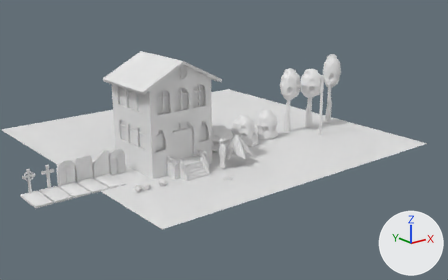
The Blender file models/Models.blend as it was, and as the next commit left it.
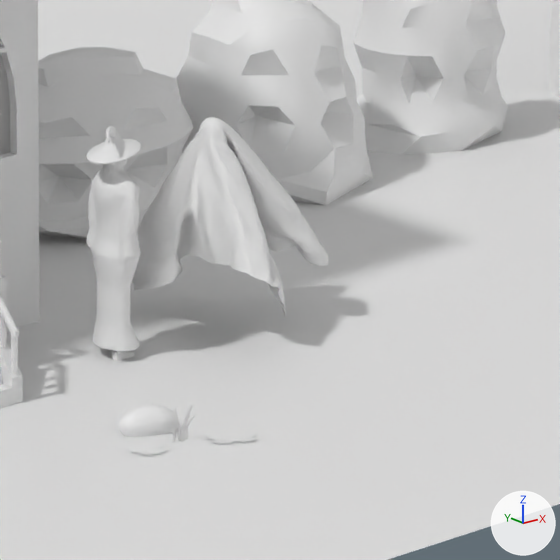
Each version appears first from a camera (50 mm lens) standing at (-8.51, -28.76, 11.96) and looking at (12.66, -2.3, 1.37), and next in a close-up on the part from 46% to 64% of the width and 42% to 71% of the height. The axes (+X, +Y, +Z) are drawn at lower right. The lights are the same throughout.

Objects in the first close-up: 'BushGreen', 'BushRed', 'BushYellow', 'Ghost', 'Ground', 'GroundHouse', 'House', 'HouseLight', 'Stone', 'TreeYellow', 'Witch', 'WitchHat'.
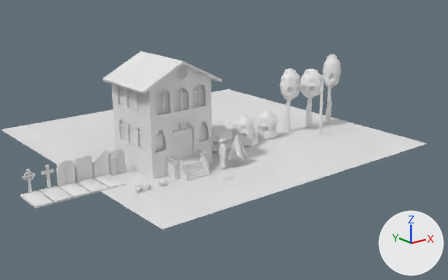
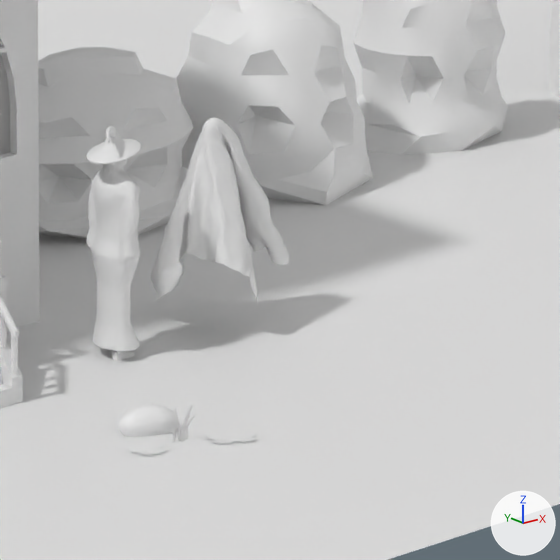
Boxes [x1, y1, x2, y2] around the edits, measured in the close-ups (560 x 560 px):
'Ghost', reshaped (29% narrower, 7% shorter)
    before: [132, 117, 329, 318]
    after: [150, 118, 289, 305]

The change, as a diff of the scene's bpy script:
```diff
--- a/models/Models.blend.py
+++ b/models/Models.blend.py
@@ me_plane @@
 # used by ob_ghost; location = (13.0, -2.99, 0.0)
-me_plane.from_pydata(...)  # 4223 vertices, 4096 faces; spans x -0.35..0.89, y -0.84..0.94, z 0.18..1.77
+me_plane.from_pydata(...)  # 4223 vertices, 4096 faces; spans x -0.35..0.65, y -0.48..0.53, z 0.18..1.77
+# me_plane part 1: 4189 of 4223 vertices moved; they spanned x -0.35..0.89, y -0.84..0.94, z 0.18..1.77 and now span x -0.35..0.65, y -0.48..0.53, z 0.18..1.77; mean shift (-0.05, -0.01, 0.0); largest move (-0.1, 0.94, 0.5) -> (-0.1, 0.53, 0.5)
```
